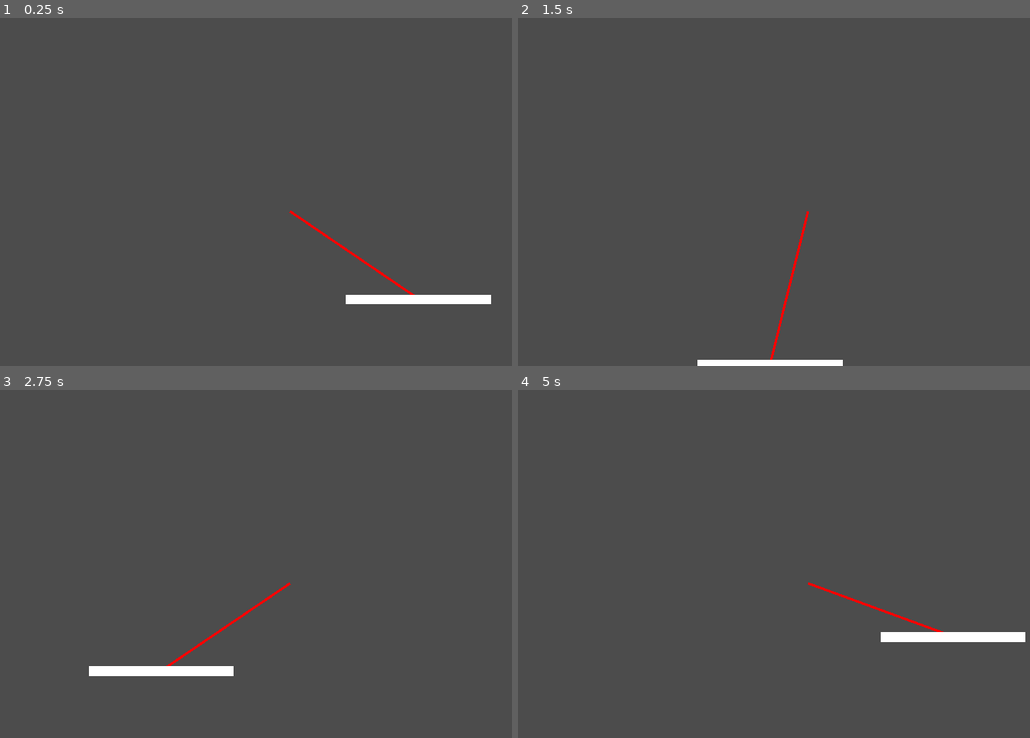
Above: before the commit, frames 1-4 (two rows, left to right).
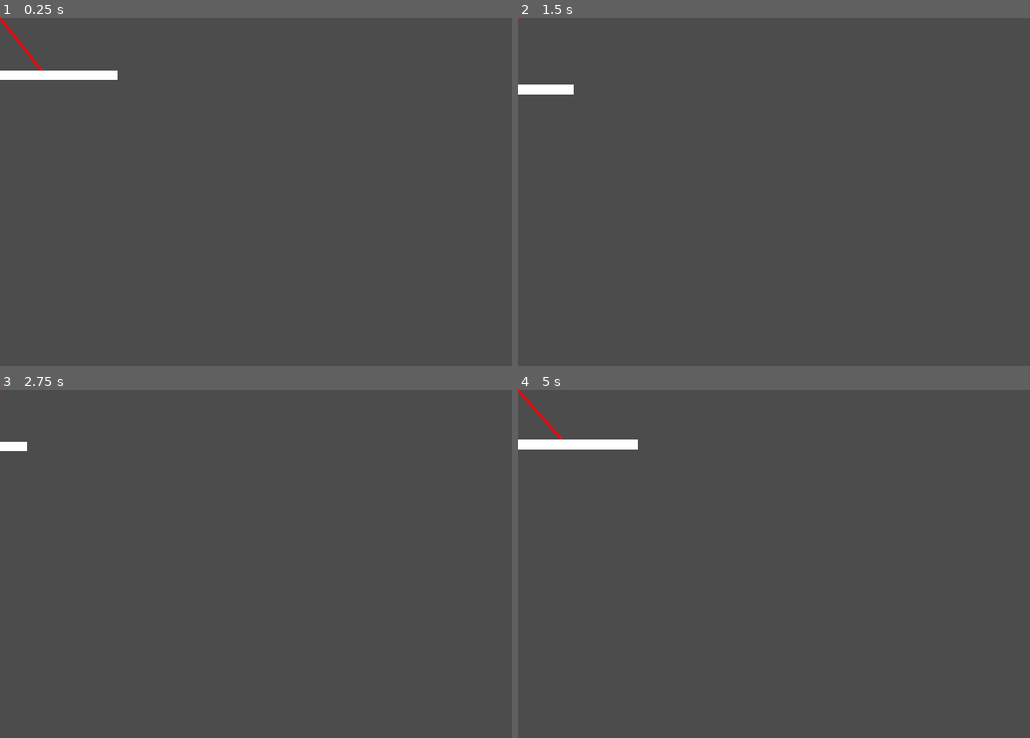
Above: after the commit, the same moments.

Repository: codemonsters/racekombat
Game: Godot game, scene res://Pendulo.tscn
Same seed, same stepped clock (60 frames per second), same inputs: the game is played once before the commit and once after it. This scene is started directly instead of the project's main scene.
Inputs:
- Up to frame 1 (0.25 s): no input
- Up to frame 2 (1.5 s): tap Enter (ui_accept) at 0.5, 0.77 s; hold Right (ui_right) from 0.53 s (still down); tap Space at 0.6 s; tap Shift at 1.35 s
- Up to frame 3 (2.75 s): tap Enter (ui_accept) at 1.52 s; release Right (ui_right) at 2.03 s; hold Left (ui_left) from 2.03 s (still down); tap Keypad Enter at 2.1 s
- Up to frame 4 (5 s): release Left (ui_left) at 2.78 s; hold Right (ui_right) 2.78-4.28 s; tap Space at 2.85 s; tap Enter (ui_accept) at 3.02, 3.77, 4.52 s; tap Shift at 3.6 s; hold Left (ui_left) from 4.28 s (still down); tap Keypad Enter at 4.35 s

The runs differ from the first frame. In frame 1, 1.7% of the frame differs, in the area x 0-96%, y 0-83%; in frame 2, 1.0%; in frame 3, 1.2%; in frame 4, 1.8%, in the area x 0-100%, y 0-73%.

Commit message:
Velocidad del péndulo en función del ángulo

Diff:
--- a/server/Pendulo.gd
+++ b/server/Pendulo.gd
@@ -1,31 +1,34 @@
 extends Node2D
 
-# ARREGLAR POSICION INICIAL
-# SUAVIZAR MOVIMIENTO
-
 var amplitud
-export var radio = Vector2(300, 100)
+export var radio = Vector2(100, 100)
 export var ancho_plataforma = 100
-var posicion_inicial = radio
+export var izquierda = false
 var angulo
 var k = 1
+var v = 1
 onready var plataforma = get_node("Plataforma")
 
 func _ready():
 	amplitud = PI + 2*(radio.angle_to(Vector2.RIGHT))
-	angulo = 0
-	posicion_inicial = Vector2(600, 400)
+	if izquierda:
+		angulo = amplitud
+	else:
+		angulo = 0
 	plataforma.get_node("ColorRect").rect_size = Vector2(ancho_plataforma, 20)
-	plataforma.position = posicion_inicial - Vector2(ancho_plataforma/2, 0)
+	plataforma.get_node("CollisionShape2D").shape.extents = Vector2(ancho_plataforma/2, 10)
+	plataforma.get_node("CollisionShape2D").position = Vector2(ancho_plataforma/2, 10)
+	plataforma.position = -Vector2(ancho_plataforma/2, 0)
 
 func _process(delta):
 	if angulo >= amplitud:
 		k = -1
 	elif angulo <= 0:
 		k = 1
-	angulo += delta * k
-	plataforma.position = posicion_inicial + radio.rotated(angulo) - Vector2(ancho_plataforma/2, 0)
-	update()
+	v = 1.25 - (abs((amplitud/2) - angulo)/(amplitud/2))
+	angulo += delta * k * v
+	plataforma.position = radio.rotated(angulo) - Vector2(ancho_plataforma/2, 0)
+	update() # Para llamar a _draw()
 
 func _draw():
-	draw_line(posicion_inicial, plataforma.position + Vector2(ancho_plataforma/2, 10), Color(255, 0, 0), 5)
+	draw_line(Vector2(0,0), plataforma.position + Vector2(ancho_plataforma/2, 10), Color(255, 0, 0), 5)
--- a/server/Pendulo.tscn
+++ b/server/Pendulo.tscn
@@ -1,6 +1,8 @@
-[gd_scene load_steps=2 format=2]
+[gd_scene load_steps=3 format=2]
 
 [ext_resource path="res://Pendulo.gd" type="Script" id=1]
+
+[sub_resource type="RectangleShape2D" id=1]
 
 [node name="Pendulo" type="Node2D"]
 script = ExtResource( 1 )
@@ -16,3 +18,6 @@
 __meta__ = {
 "_edit_use_anchors_": false
 }
+
+[node name="CollisionShape2D" type="CollisionShape2D" parent="Plataforma"]
+shape = SubResource( 1 )
--- a/server/Player.tscn
+++ b/server/Player.tscn
@@ -16,29 +16,29 @@
 
 [sub_resource type="SpriteFrames" id=1]
 animations = [ {
+"frames": [ ExtResource( 12 ) ],
+"loop": true,
+"name": "fall",
+"speed": 5.0
+}, {
+"frames": [ ExtResource( 10 ) ],
+"loop": true,
+"name": "jump",
+"speed": 5.0
+}, {
 "frames": [ ExtResource( 1 ), ExtResource( 7 ) ],
 "loop": true,
 "name": "idle",
-"speed": 5.0
-}, {
-"frames": [ ExtResource( 12 ) ],
-"loop": true,
-"name": "fall",
 "speed": 5.0
 }, {
 "frames": [ ExtResource( 9 ), ExtResource( 11 ), ExtResource( 8 ), ExtResource( 13 ) ],
 "loop": true,
 "name": "run",
 "speed": 5.0
-}, {
-"frames": [ ExtResource( 10 ) ],
-"loop": true,
-"name": "jump",
-"speed": 5.0
 } ]
 
 [sub_resource type="RectangleShape2D" id=2]
-extents = Vector2( 29.2085, 40.9764 )
+extents = Vector2( 28.5051, 40.9764 )
 
 [node name="Player" type="KinematicBody2D"]
 scale = Vector2( 0.5, 0.5 )
@@ -48,11 +48,10 @@
 scale = Vector2( 0.2, 0.2 )
 frames = SubResource( 1 )
 animation = "idle"
-frame = 1
 playing = true
 
 [node name="CollisionShape2D" type="CollisionShape2D" parent="."]
-position = Vector2( 4, 2 )
+position = Vector2( 0.494907, 0 )
 shape = SubResource( 2 )
 
 [node name="Player SM" type="Node" parent="."]
--- a/server/Tilemap.tscn
+++ b/server/Tilemap.tscn
@@ -44,9 +44,6 @@
 points = PoolVector2Array( 0, 0, 16, 0, 16, 16, 0, 16 )
 
 [sub_resource type="ConvexPolygonShape2D" id=14]
-points = PoolVector2Array( 0, 0, 16, 0, 16, 16, 0, 16 )
-
-[sub_resource type="ConvexPolygonShape2D" id=15]
 points = PoolVector2Array( 0, 0, 16, 0, 16, 16, 0, 16 )
 
 [sub_resource type="TileSet" id=16]
Not shown: 1 places in server/Tilemap.tscn that only renumber resources
Not shown, changed: server/assets/crocodile/dizzy/frame-1.png.import
Not shown, changed: server/assets/crocodile/dizzy/frame-2.png.import
Not shown, changed: server/assets/crocodile/faint/frame-1.png.import
Not shown, changed: server/assets/crocodile/faint/frame-2.png.import
Not shown, changed: server/assets/crocodile/faint/frame-3.png.import
Not shown, changed: server/assets/crocodile/idle/frame-1.png.import
Not shown, changed: server/assets/crocodile/idle/frame-2.png.import
Not shown, changed: server/assets/crocodile/jump fall/frame.png.import
Not shown, changed: server/assets/crocodile/jump up/frame.png.import
Not shown, changed: server/assets/crocodile/run/frame-1.png.import
Not shown, changed: server/assets/crocodile/run/frame-2.png.import
(and 5 more such lines)
